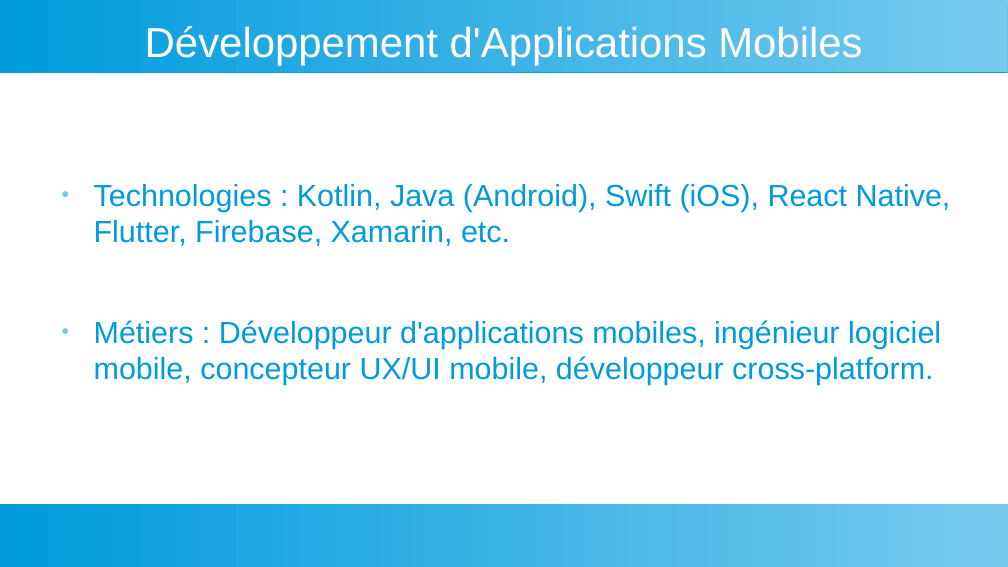
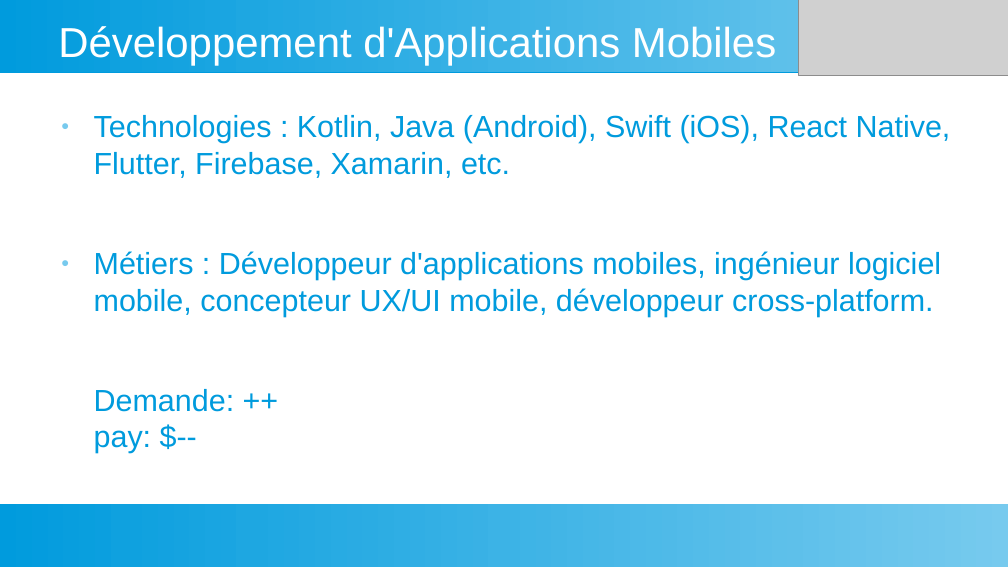
Before and after one commit to dansylvain/market_study_pres00, a slide deck: slide 10 of presentation specialisation pro.odp (slide 13 before the commit). Drawn at 1008x567 pixels with LibreOffice and Linux fonts; fonts in the diff are those of the drawing; grey boxes stand for pictures. Boxes give left, top, right and bottom in pixels: in the first picture for what was removed or moved away, otherwise in the second. Text is boxed around its words. In the diff, an @@ line names an element or a change of style, - is before the commit and + after.

```diff
--- a/presentation specialisation pro.odp
+++ b/presentation specialisation pro.odp
@@ title "Développement d'Applications Mobiles": place and size @@
-title "Développement d'Applications Mobiles" at <box>145,26,862,66</box>
+title "Développement d'Applications Mobiles" at <box>58,26,776,66</box>
@@ picture added at <box>799,0,1008,76</box> @@
@@ text "Technologies : Kotlin, Java (Android), ...": place and size @@
-text "Technologies : Kotlin, Java (Android), ..." at <box>94,184,951,385</box>
+text "Technologies : Kotlin, Java (Android), ..." at <box>94,115,951,453</box>
@@ text at <box>94,389,235,453</box>: paragraph added @@
+Demande: ++ pay: $--
```
Also in this commit, not shown: 13 other slides changed, 9 slides added, 6 slides removed, 1 other file.
